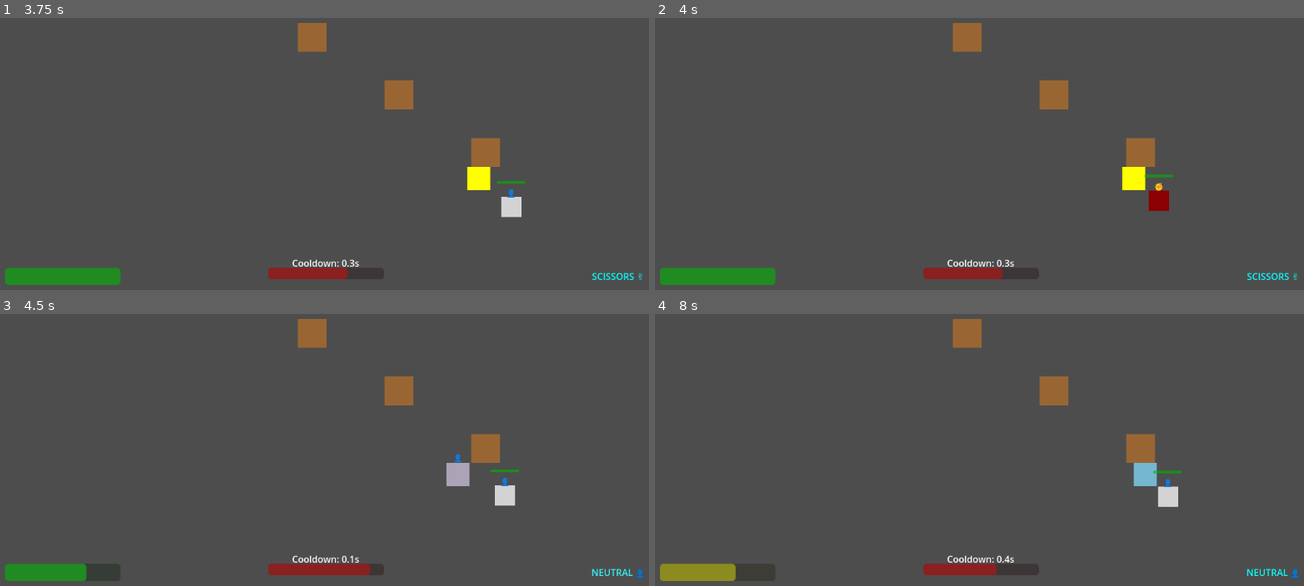
Above: before the commit, frames 1-4 (two rows, left to right).
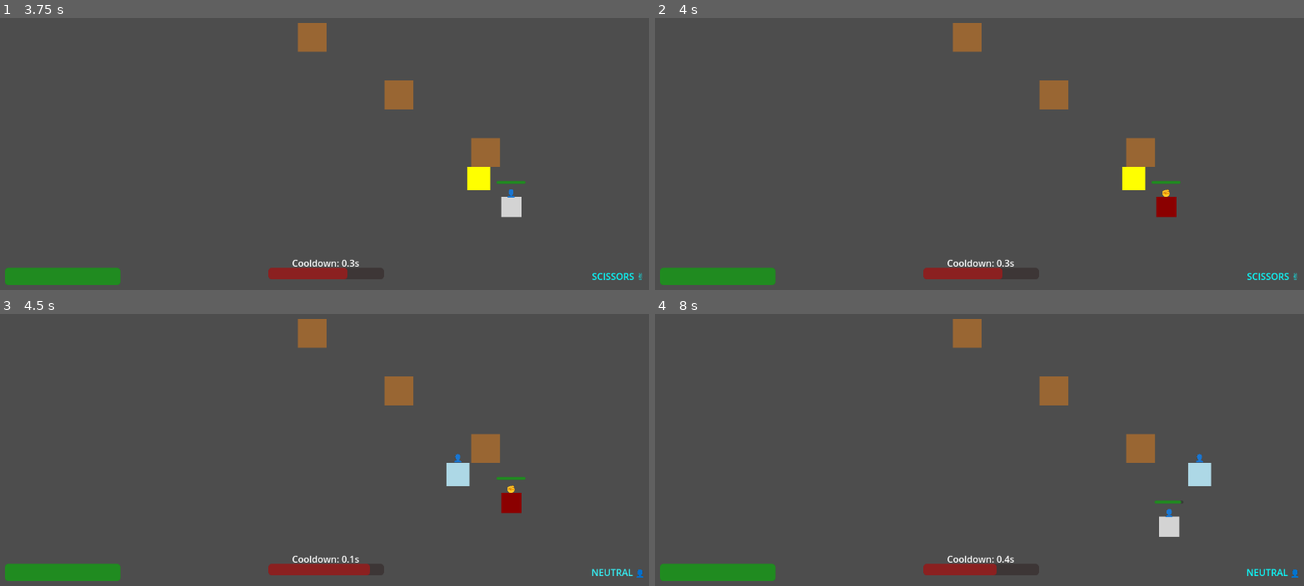
Above: after the commit, the same moments.

Repository: LouisZCode/rogue_hands_action_v1
Game: Godot game, scene res://scenes/main.tscn
The game is run twice, just before and just after one commit, with the same random seed, the same clock (stepped at 60 frames per second) and the same inputs.
Inputs:
- Up to frame 1 (3.75 s): tap Enter at 0.5 s; hold D (move_right) 0.53-1.28 s; tap Space (attack) at 0.6, 1.25, 1.35, 2.3, 3.05 s; hold S (move_down) 1.28-2.03 s; hold D (move_right) 2.03-2.78 s; hold 2 (gesture_paper) 2.03-2.78 s; hold W (move_up) 2.78-3.53 s; tap 1 (gesture_rock) at 2.85 s; hold A (move_left) from 3.53 s (still down); hold 3 (gesture_scissors) from 3.53 s (still down)
- Up to frame 2 (4 s): keep holding A (move_left); keep holding 3 (gesture_scissors); tap Space (attack) at 3.8 s
- Up to frame 3 (4.5 s): keep holding A (move_left); release 3 (gesture_scissors) at 4.28 s; tap Space (attack) at 4.35 s
- Up to frame 4 (8 s): release A (move_left) at 5.03 s; hold S (move_down) 5.03-5.78 s; tap Space (attack) at 5.1, 6.05, 6.8, 7.55 s; hold D (move_right) 5.78-6.53 s; tap 2 (gesture_paper) at 5.85 s; hold W (move_up) 6.53-7.28 s; hold 1 (gesture_rock) 6.53-7.28 s; hold D (move_right) from 7.28 s (still down); tap 3 (gesture_scissors) at 7.35 s

Frame 1 is identical in both runs. In frame 2, 0.4% of the frame differs, in the area x 75-82%, y 57-74%; in frame 3, 1.1%; in frame 4, 2.4%, in the area x 0-86%, y 51-99%.

Commit message:
Enemy fix - pending. Traveling to Lisboa now

Diff:
--- a/Scripts/Enemy.gd
+++ b/Scripts/Enemy.gd
@@ -90,6 +90,7 @@
 	if is_dashing:
 		return  # Don't update AI during dash
 
+	# Note: All movement functions now enforce neutral stance restriction like player
 	match current_state:
 		AIState.IDLE:
 			velocity = Vector2.ZERO
@@ -151,6 +152,7 @@
 			velocity = Vector2.ZERO
 			# Stunned state handled by timer
 
+	# Movement is now handled in handle_dash_movement() during dashes
 	if not is_dashing:
 		move_and_slide()
 
@@ -164,6 +166,11 @@
 
 func position_tactically():
 	if player_ref:
+		# Only move if in neutral stance (like player)
+		if current_stance != Stance.NEUTRAL:
+			velocity = Vector2.ZERO
+			return
+
 		var distance = global_position.distance_to(player_ref.global_position)
 		var direction = (player_ref.global_position - global_position).normalized()
 
@@ -204,11 +211,21 @@
 
 func chase_player():
 	if player_ref:
+		# Only move if in neutral stance (like player)
+		if current_stance != Stance.NEUTRAL:
+			velocity = Vector2.ZERO
+			return
+
 		var direction = (player_ref.global_position - global_position).normalized()
 		velocity = direction * speed
 
 func retreat_from_player():
 	if player_ref:
+		# Only move if in neutral stance (like player)
+		if current_stance != Stance.NEUTRAL:
+			velocity = Vector2.ZERO
+			return
+
 		var direction = (global_position - player_ref.global_position).normalized()
 		velocity = direction * speed * 0.8
 
@@ -225,6 +242,9 @@
 			retreat_timer = 1.0
 		else:
 			velocity = dash_direction * dash_speed
+
+		# CRITICAL FIX: Apply movement during dash
+		move_and_slide()
 
 		# Check for player hits during dash
 		attack_during_dash()
@@ -367,7 +387,8 @@
 		).set_delay(0.5)
 
 func update_timers(delta):
-	if attack_timer > 0:
+	# Only update attack cooldown when in neutral stance (like player)
+	if attack_timer > 0 and current_stance == Stance.NEUTRAL:
 		attack_timer -= delta
 
 	if stance_change_timer > 0:
